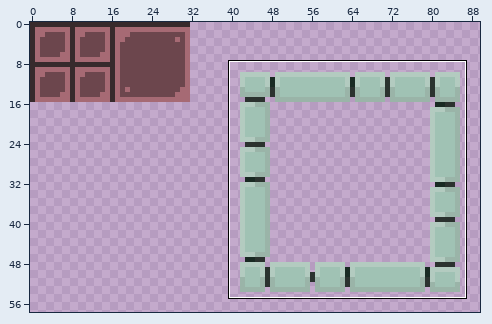
Edited in one commit: pixel-art file (examples/vacuum-outlaw/src/main/resources/untitled2.aseprite). The first picture is a wide view before the edit; the outline marks the close-up.
Close-up. The starting point:
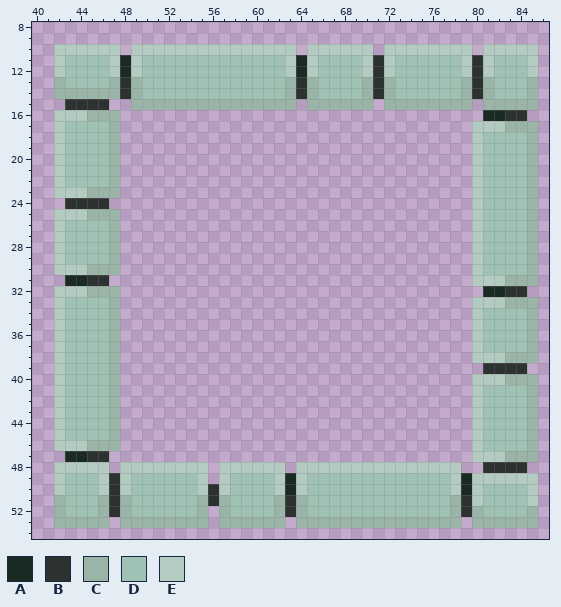
128x256 pixels, 1 frame. Shown: x 40..86, y 8..54. The wide view leaves out empty margins.
Palette (. is transparent): A #192a23  B #2b322f  C #9ab4a8  D #a0c2b4  E #b3cbc0
After the commit:
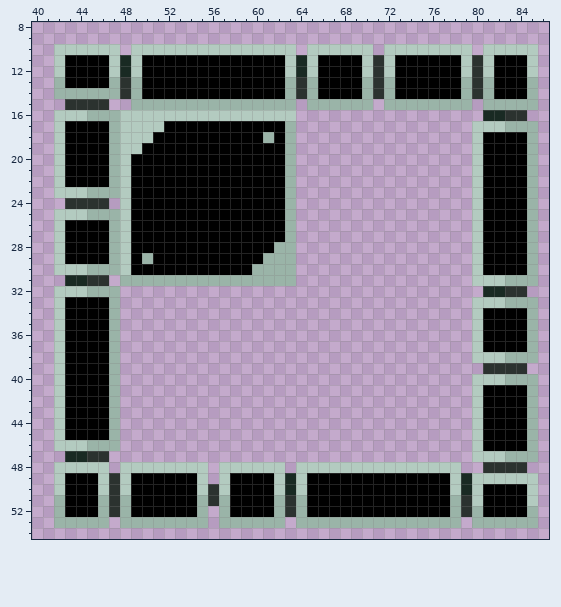
The edit:
@@ palette @@
-D #a0c2b4
+D #000000
@@ x 46..65 @@
 15 B..CCCCCCCCCCCCCCC.C
-16 CC..................
-17 DC..................
-18 DC..................
-19 DC..................
-20 DC..................
-21 DC..................
-22 DC..................
-23 CC..................
-24 B...................
-25 CC..................
-26 DC..................
-27 DC..................
-28 DC..................
-29 DC..................
-30 CC..................
-31 B...................
+16 CCEEEEEEEEEEEEEEEE..
+17 DCEEEEDDDDDDDDDDDC..
+18 DCEEEDDDDDDDDDDCDC..
+19 DCEEDDDDDDDDDDDDDC..
+20 DCEDDDDDDDDDDDDDDC..
+21 DCEDDDDDDDDDDDDDDC..
+22 DCEDDDDDDDDDDDDDDC..
+23 CCEDDDDDDDDDDDDDDC..
+24 B.EDDDDDDDDDDDDDDC..
+25 CCEDDDDDDDDDDDDDDC..
+26 DCEDDDDDDDDDDDDDDC..
+27 DCEDDDDDDDDDDDDDDC..
+28 DCEDDDDDDDDDDDDDCC..
+29 DCEDCDDDDDDDDDDCCC..
+30 CCEDDDDDDDDDDDCCCC..
+31 B.CCCCCCCCCCCCCCCC..
 32 CC..................
Where, in picture pixels (left, top, right, bottom), the same in both close-ups:
changed: (65, 55, 527, 517)
